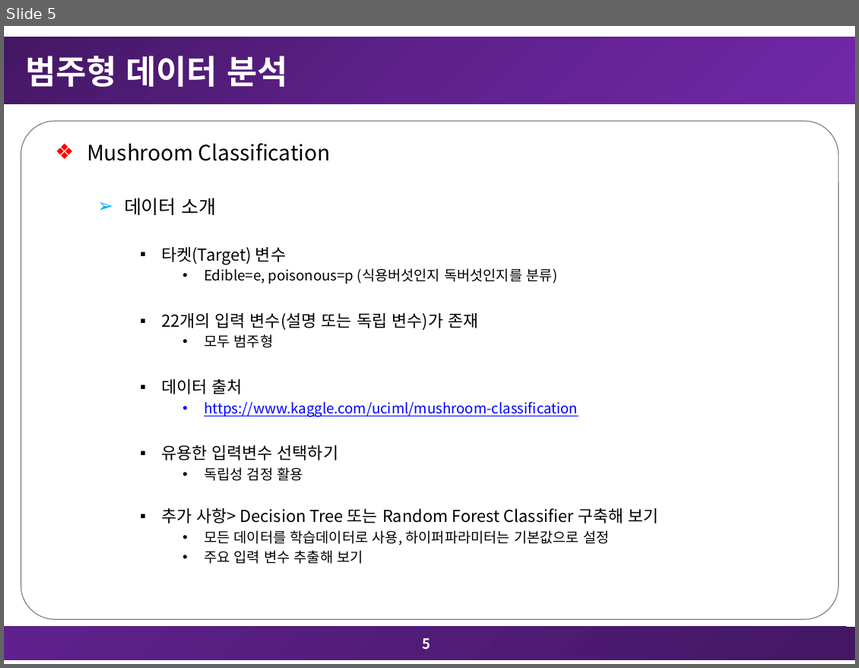
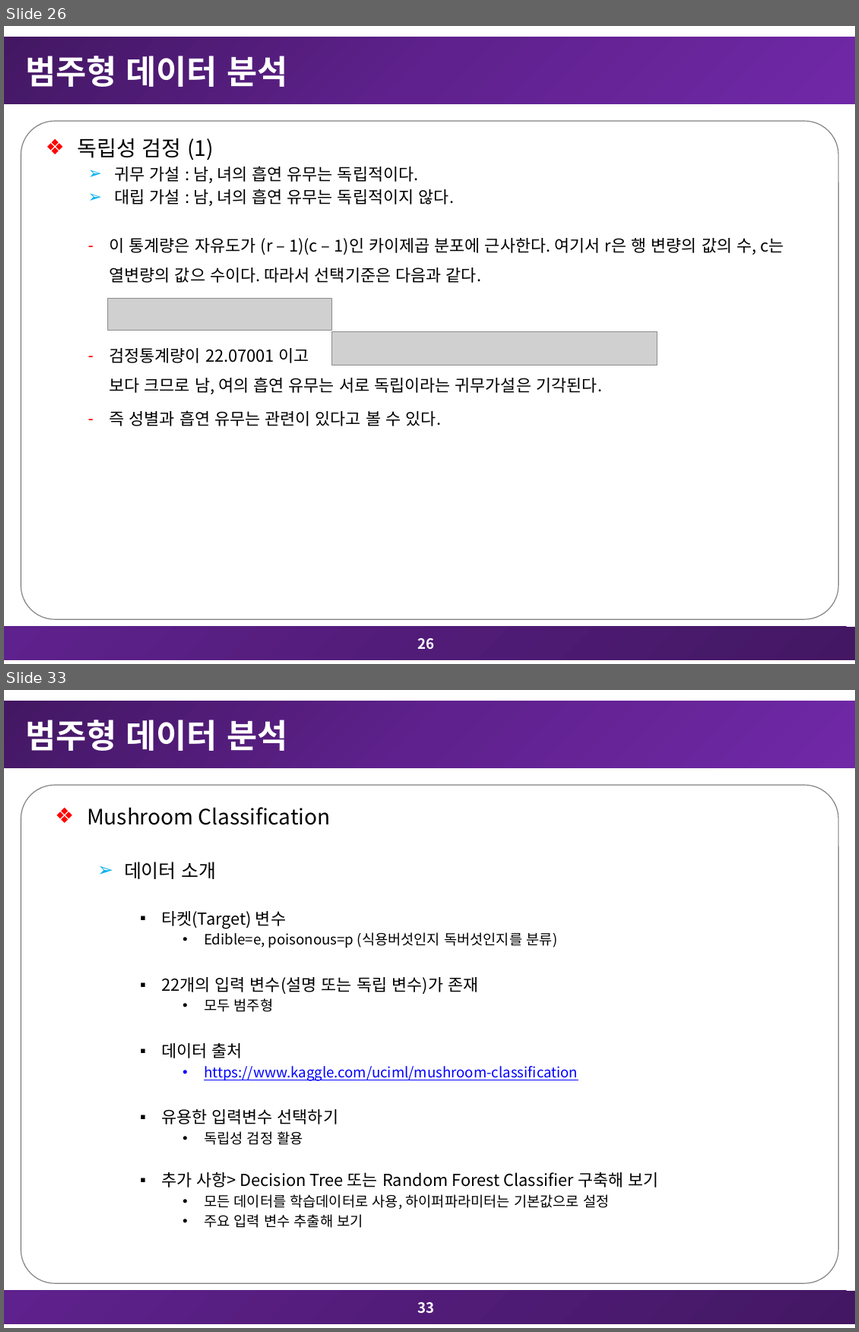
Before and after one commit to TaegyuHan/SCH_Multivariate_Analysis, a slide deck: 과제/8차_다변량분석_과제_20171483_한태규.pptx. Shown one above the other, each under a label of ours: slide 5 before the commit, slides 26 and 33 after it; the slides between them are not shown. The pictures are 859x668 and 859x1332 pixels, drawn with LibreOffice and Linux fonts; fonts in the diff are those of the drawing; grey boxes stand for pictures. Boxes give left, top, right and bottom in pixels: in the first picture for what was removed or moved away, otherwise in the second. Text is boxed around its words. In the diff, an @@ line names an element or a change of style, - is before the commit and + after.

```diff
--- a/과제/8차_다변량분석_과제_20171483_한태규.pptx
+++ b/과제/8차_다변량분석_과제_20171483_한태규.pptx
@@ slide 26 added at [4, 26, 855, 664], background #FFFFFF; not listed: 3 template elements that a slide beside it also shows @@
@@ title added at [26, 56, 287, 87], 28 pt, text #FFFFFF, bold @@
+범주형 데이터 분석
@@ text added at [78, 138, 454, 206], 14 pt, text #000000 @@
+  ❖ 독립성 검정 (1)
+  ➢ 귀무 가설 : 남, 녀의 흡연 유무는 독립적이다.
+  ➢ 대립 가설 : 남, 녀의 흡연 유무는 독립적이지 않다.
@@ text added at [110, 238, 785, 283], 14 pt, text #000000 @@
+    – 이 통계량은 자유도가 (r – 1)(c – 1)인 카이제곱 분포에 근사한다. 여기서 r은 행 변량의 값의 수, c는 열변량의 값으 수이다. 따라서 선택기준은 다음과 같다.
@@ picture added at [108, 298, 332, 331] @@
@@ picture added at [332, 332, 658, 365] @@
@@ text added at [110, 348, 602, 427], 14 pt, text #000000 @@
+    – 검정통계량이 22.07001 이고
+      보다 크므로 남, 여의 흡연 유무는 서로 독립이라는 귀무가설은 기각된다.
+    – 즉 성별과 흡연 유무는 관련이 있다고 볼 수 있다.
@@ page number added at [418, 639, 435, 649], 12 pt, text #FFFFFF, bold @@
+26
@@ what was slide 5 is now slide 33 @@
@@ page number at [418, 1303, 435, 1314]: text changed @@
-5
+33
```
Also in this commit, not shown: 28 other slides added, 5 other files.
